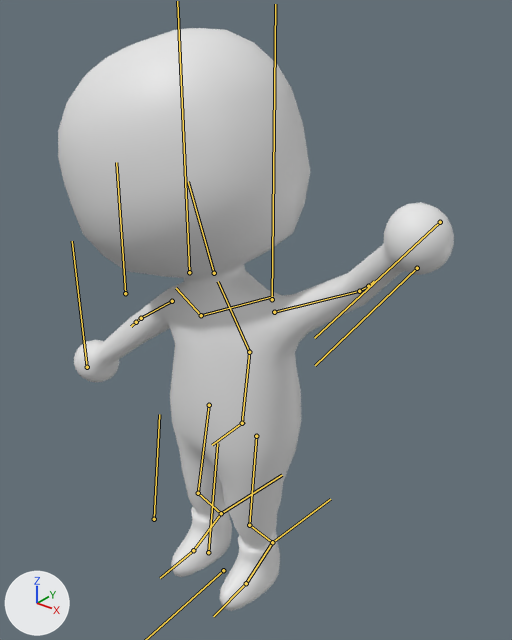
Renders of the FBX model TI3 - Vet/Assets/Models/PersonagensPrefab/personagem.fbx from each side of a commit.
Camera for both pictures: a camera (50 mm lens) standing at (1.171, -1.293, 1.757) and looking at (0.025, 0.139, 0.869). The lights are fixed; the arrows at lower left show +X, +Y and +Z. Both versions are drawn at frame 30 of the action 'Armature|acenar'; the numbers are the values there. The bones that bend it are drawn over the model as lines.

In view in the first picture: 'personagemmoude.001'.
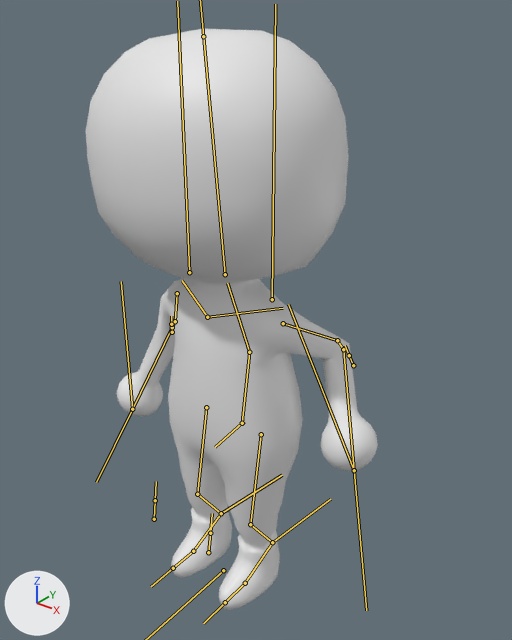
The edits, one by one:
Bone 'colunacima' (bone_colunacima) turns from (0, 3, 11) to (0, 1, 3) degrees about its own x, y and z.
Bone 'braco.L' (bone_braco_l) turns from (23, -31, 4) to (-34, 44, 34) degrees about its own x, y and z.
Bone 'cotovelo.L' (bone_cotovelo_l) turns from (3, -1, -15) to (7, 0, -33) degrees about its own x, y and z.
Bone 'antebraco.L' (bone_antebraco_l) turns from (2, 0, -16) to (4, 1, -37) degrees about its own x, y and z.
Bone 'cintura.005' (bone_cintura_005) turns from (0, 0, 8) to (0, 0, 2) degrees about its own x, y and z.
Bone 'braco.R' (bone_braco_r) turns from (-17, -45, 16) to (-47, -40, 12) degrees about its own x, y and z.
Bone 'cotovelo.R' (bone_cotovelo_r) turns from (0, 0, -2) to (2, 0, 11) degrees about its own x, y and z.
Bone 'antebraco.R' (bone_antebraco_r) turns from (0, 0, -2) to (1, 0, 12) degrees about its own x, y and z.
Bone 'cintura' (bone_cintura) turns from (0, 2, 9) to (0, 0, 2) degrees about its own x, y and z.
Bone 'coxa.L' (bone_coxa_l) turns from (-2, -10, -2) to (-4, -3, -1) degrees about its own x, y and z.
Bone 'coxa.R' (bone_coxa_r) turns from (-7, -10, -2) to (-5, -3, 0) degrees about its own x, y and z.

What differs and where, as boxes (x1, y1, x2, y2) in the pictures (512 x 640 px):
'personagemmoude.001', posed (26% narrower): before (58, 28, 454, 611); after (86, 29, 378, 610)
bone 'colunacima', root to tip: before (249, 352) to (218, 281); after (249, 352) to (227, 283)
bone 'braco.L', root to tip: before (274, 312) to (359, 291); after (283, 323) to (337, 340)
bone 'cotovelo.L', root to tip: before (359, 291) to (368, 286); after (337, 340) to (343, 349)
bone 'antebraco.L', root to tip: before (368, 286) to (374, 281); after (343, 349) to (354, 470)
bone 'cintura.005', root to tip: before (214, 273) to (188, 181); after (225, 274) to (203, 36)
bone 'braco.R', root to tip: before (172, 301) to (141, 318); after (177, 293) to (175, 321)
bone 'cotovelo.R', root to tip: before (141, 318) to (136, 322); after (175, 321) to (172, 327)
bone 'antebraco.R', root to tip: before (136, 322) to (131, 326); after (172, 327) to (132, 409)
bone 'cintura', root to tip: before (242, 423) to (212, 445); after (242, 423) to (215, 447)
bone 'coxa.L', root to tip: before (256, 436) to (249, 525); after (261, 434) to (250, 524)
bone 'coxa.R', root to tip: before (209, 405) to (198, 493); after (206, 407) to (197, 494)
